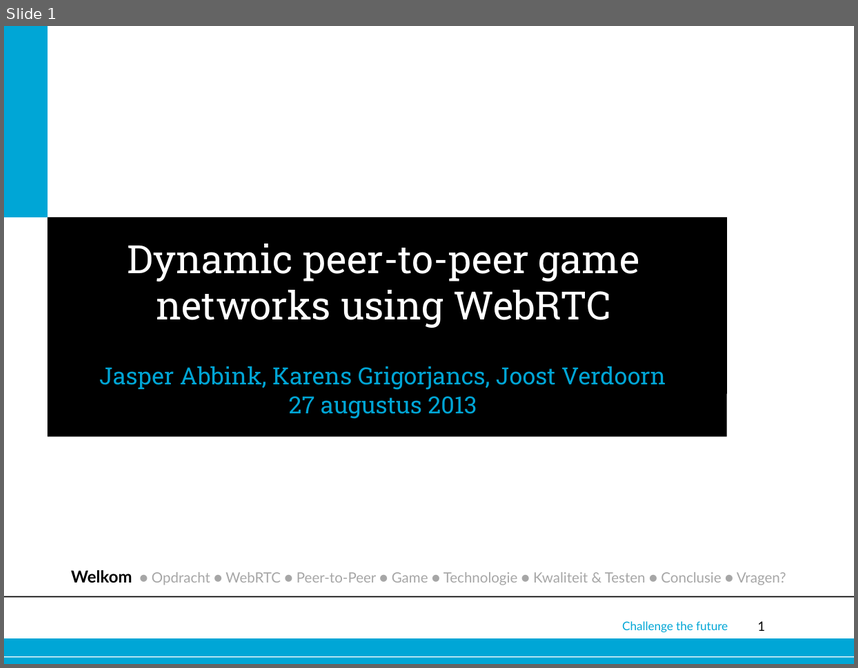
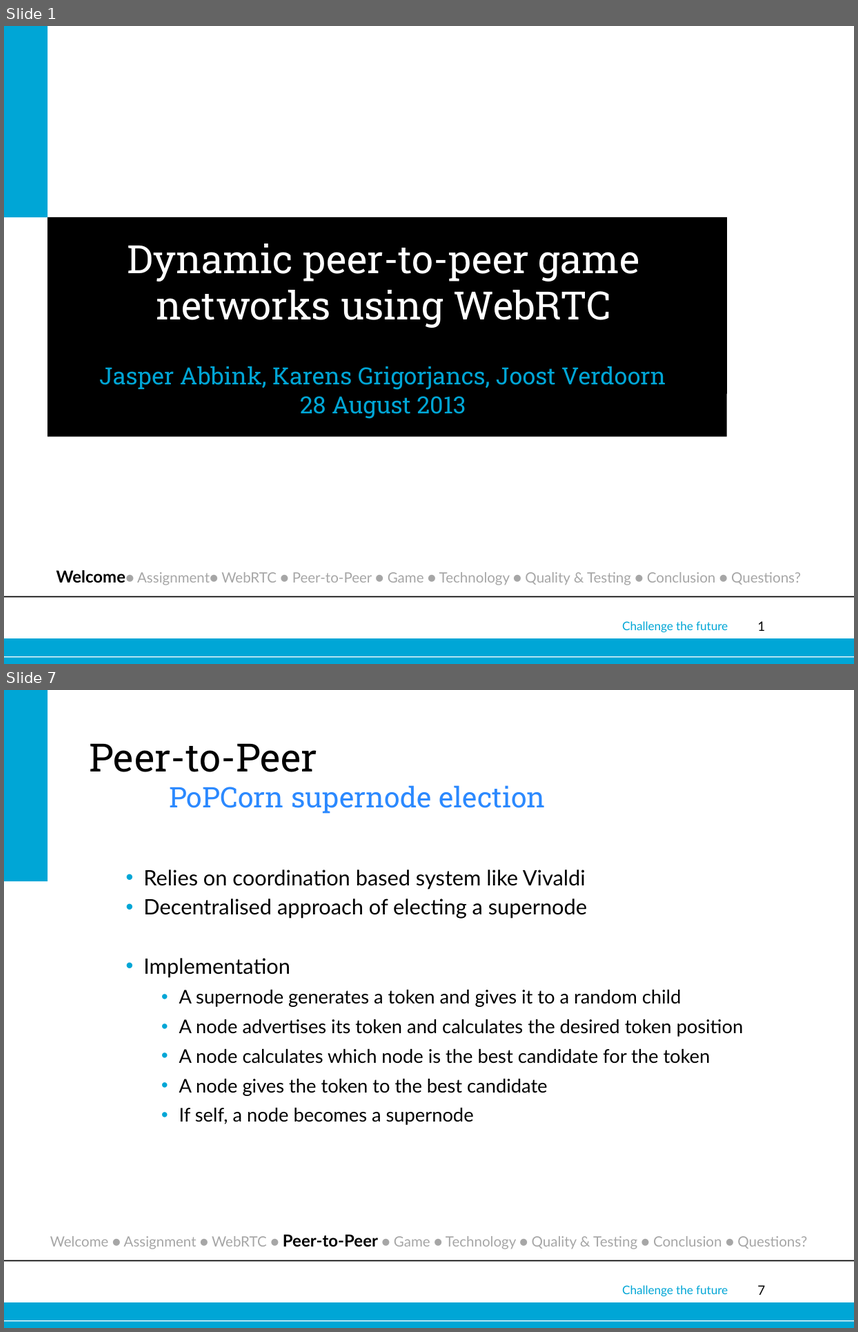
Before and after one commit to joostverdoorn/webrtc, a slide deck: documents/Eindpresentatie/webrtc.pptx. Shown one above the other, each under a label of ours: slide 1 before the commit, slides 1 and 7 after it; the slides between them are not shown. The pictures are 858x668 and 858x1332 pixels, drawn with LibreOffice and Linux fonts; fonts in the diff are those of the drawing; background and template pictures are left out. Boxes give left, top, right and bottom in pixels: in the first picture for what was removed or moved away, otherwise in the second. Text is boxed around its words. In the diff, an @@ line names an element or a change of style, - is before the commit and + after.

```diff
--- a/documents/Eindpresentatie/webrtc.pptx
+++ b/documents/Eindpresentatie/webrtc.pptx
@@ slide 7 added at box(4, 690, 854, 1328), background #FFFFFF; not listed: 5 template elements that a slide beside it also shows @@
@@ rectangle added at box(4, 690, 47, 881), fill #00A6D6 @@
@@ title added at box(90, 744, 546, 814), 24 pt, text #2B89FF @@
+Peer-to-Peer
+PoPCorn supernode election
@@ text added at box(143, 869, 744, 1125), 16 pt, text #000000 @@
+  • Relies on coordination based system like Vivaldi
+  • Decentralised approach of electing a supernode
+  • Implementation
+    • A supernode generates a token and gives it to a random child
+    • A node advertises its token and calculates the desired token position
+    • A node calculates which node is the best candidate for the token
+    • A node gives the token to the best candidate
+    • If self, a node becomes a supernode
@@ text added at box(50, 1234, 807, 1249), 12 pt, text #A6A6A6 @@
+Welcome ● Assignment ● WebRTC ● Peer-to-Peer ● Game ● Technology ● Quality & Testing ● Conclusion ● Questions?
@@ slide 1 changed as well @@
@@ subtitle at box(300, 396, 466, 419): text changed @@
-27 augustus 2013
+28 August 2013
@@ text at box(56, 570, 801, 585): text changed @@
-Welkom ● Opdracht ● WebRTC ● Peer-to-Peer ● Game ● Technologie ● Kwaliteit & Testen ● Conclusie ● Vragen?
+Welcome● Assignment● WebRTC ● Peer-to-Peer ● Game ● Technology ● Quality & Testing ● Conclusion ● Questions?
```
Also in this commit, not shown: 3 other slides changed, 3 other slides added, 3 other files.
